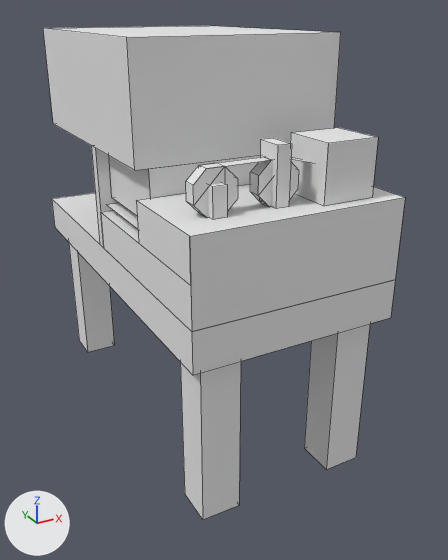
An edit to the OBJ model src/main/resources/assets/controlengineering/models/panel_designer.obj, drawn before and after from the same camera.
Both versions are drawn from a 50 mm lens placed at (-0.88, -3.84, 2.1), pointed at (0.59, -1.17, 0.77). Lighting does not change. The marker at lower left points along +X, +Y and +Z. Mesh edges are drawn as thin lines. Where no turn or scale is listed for an object, it has been applied to the vertices. Vertices at the same position are counted once.

The first picture shows 'base_Cube.001', 'cube0.001'.
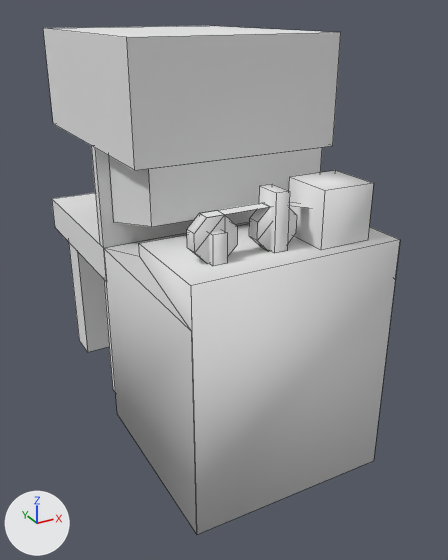
Commit message: Fix panel designer model

What the commit changed:
me_cube0_001 is used by ob_cube0_001; location (0.0, 0.0, 0.0).
me_cube0_001 had 64 vertices, 40 faces and spanned x 0.0..1.0, y -2.0..0.0, z 0.0..2.0.
me_cube0_001 now has 62 vertices, 40 faces and spans x 0.0..1.0, y -1.5..0.0, z 0.0..2.0.
me_cube0_001 part 1: the loose piece of 8 vertices spanning x 0.75..0.94, y -1.94..-1.75, z 0.0..0.81 is moved by (0.0, 1.0, 0.0).
me_cube0_001 part 2: the loose piece of 8 vertices spanning x 0.06..0.25, y -1.94..-1.75, z 0.0..0.81 is moved by (0.0, 1.0, 0.0).
Part 3, on me_cube0_001:
4 vertices are removed from x 0.0..1.0, y -2.0, z 0.81..1.0.
5 faces are deleted.
2 vertices move from x 0.06..0.94, y -1.0, z 1.25 to x 0.06..0.94, y -1.0, z 1.13.
2 vertices are added at (0.0, -1.0, 0.81), (1.0, -1.0, 0.81).
5 new faces join them.
Mesh me_keypunch is new.
It has 76 vertices, 55 faces and spans x 0.0..1.0, y -2.0..-1.0, z 0.0..1.438.
It uses material mat_keypunch (white #e7e7e7).
Object 'base_Cube.001' (ob_base_cube_001) is deleted.
Object 'Keypunch' (ob_keypunch) is new; it shows me_keypunch.
Its location is (0.0, 0.0, 0.0).

What differs and where, as boxes (x1, y1, x2, y2) in the pictures (448 x 560 px; the box of a moved part takes in the faces that stretch with it):
'cube0.001', reshaped (15% narrower, 26% shorter): before (43, 26, 395, 520); after (43, 26, 341, 393)
'Keypunch', added: after (104, 170, 400, 534)
'base_Cube.001', deleted: before (101, 128, 405, 332)
part 1 of me_cube0_001, moved or reshaped (not visible afterwards): before (304, 324, 370, 469)
part 2 of me_cube0_001, moved or reshaped: before (181, 361, 241, 520); after (104, 280, 116, 393)
part 3 of me_cube0_001, moved or reshaped: before (52, 156, 395, 375); after (52, 156, 152, 281)
